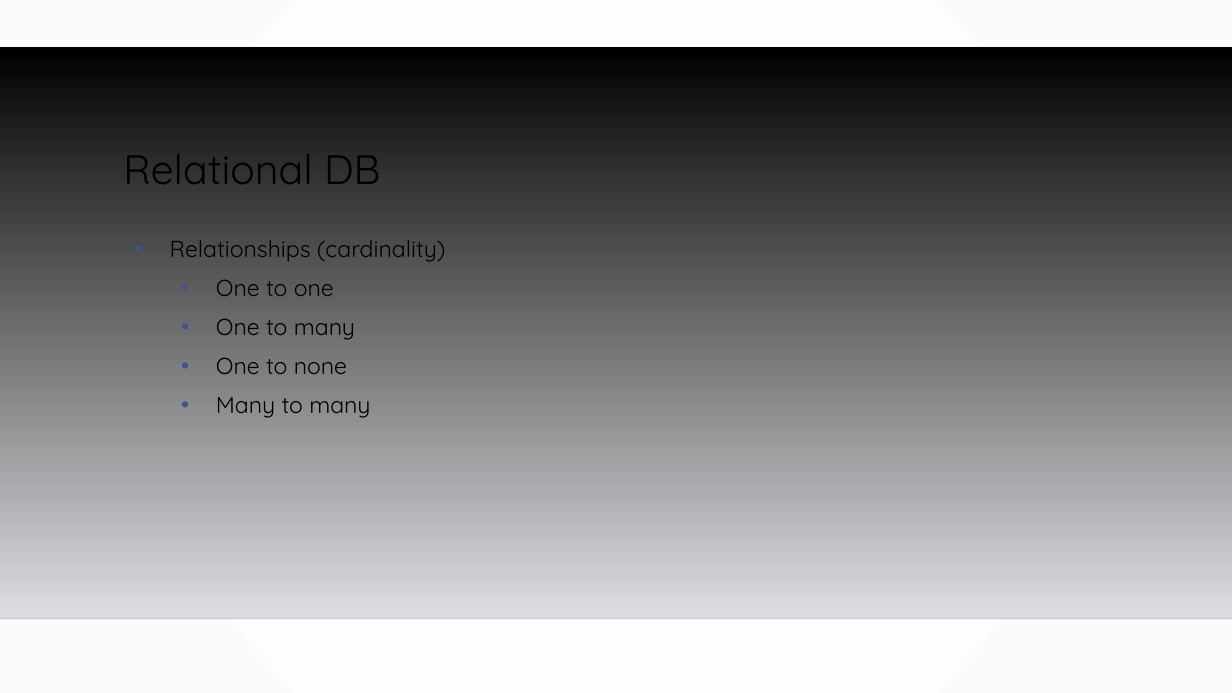
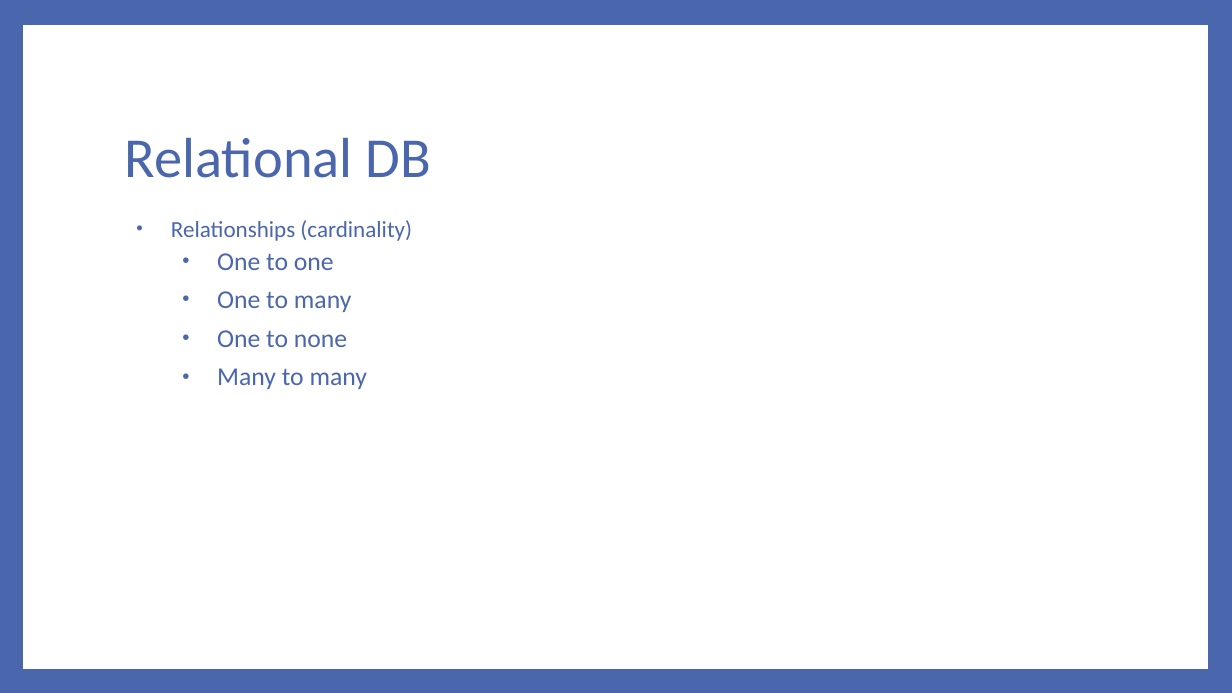
Before and after one commit to MGIS-UMN/GIS5577_week3, a slide deck: slide 34 of Database_Management.odp. Drawn at 1232x693 pixels with LibreOffice and Linux fonts; fonts in the diff are those of the drawing; background and template pictures are left out. Boxes give left, top, right and bottom in pixels: in the first picture for what was removed or moved away, otherwise in the second. Text is boxed around its words. In the diff, an @@ line names an element or a change of style, - is before the commit and + after.

```diff
--- a/Database_Management.odp
+++ b/Database_Management.odp
@@ background gradient #FFFFFF to #FAFAFA to #4A66AC @@
@@ freeform shape resized from (x1=0, y1=47, x2=1232, y2=618) to (x1=23, y1=25, x2=1208, y2=670) @@
@@ freeform shape at (x1=23, y1=25, x2=1208, y2=670): fill gradient #000000 to #DEDEE2 to #FFFFFF @@
@@ title "Relational DB" moved from (x1=123, y1=154, x2=380, y2=184) to (x1=125, y1=138, x2=431, y2=178) @@
@@ title "Relational DB" at (x1=125, y1=138, x2=431, y2=178): size 32 to 44 pt, font Quicksand to Calibri, text colour #000000 to #4A66AC @@
@@ text "Relationships (cardinality)" moved from (x1=170, y1=240, x2=446, y2=418) to (x1=171, y1=220, x2=412, y2=389) @@
@@ text "Relationships (cardinality)" at (x1=171, y1=220, x2=412, y2=389): font Quicksand to Calibri, text colour #000000 to #4A66AC; size 18 to 20 pt in "One to one", "One to many", "One to none", "Many to many"; line spacing 1.2 to 0.9; more space between paragraphs; bullet colour #415588 to #4A66AC @@
@@ line removed from (0, 618) to (1232, 618) @@
```
Also in this commit, not shown: 38 other slides changed.
